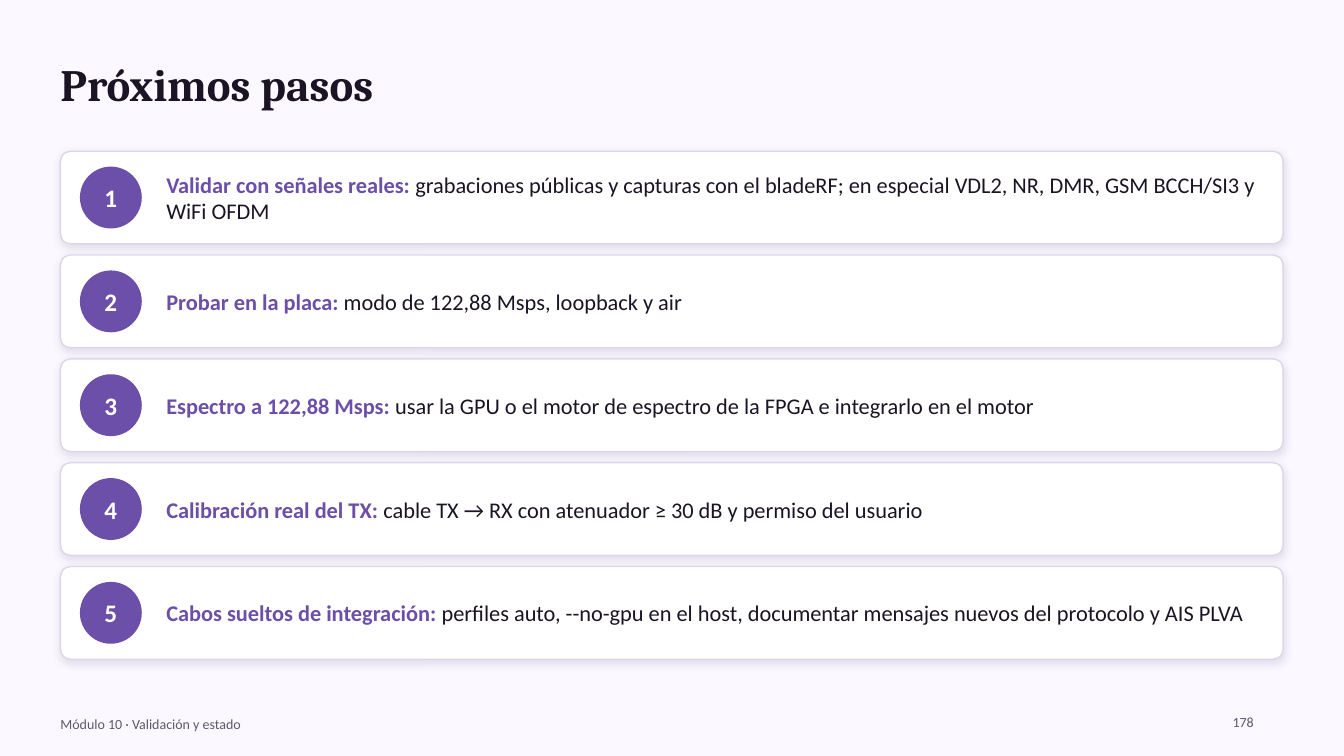
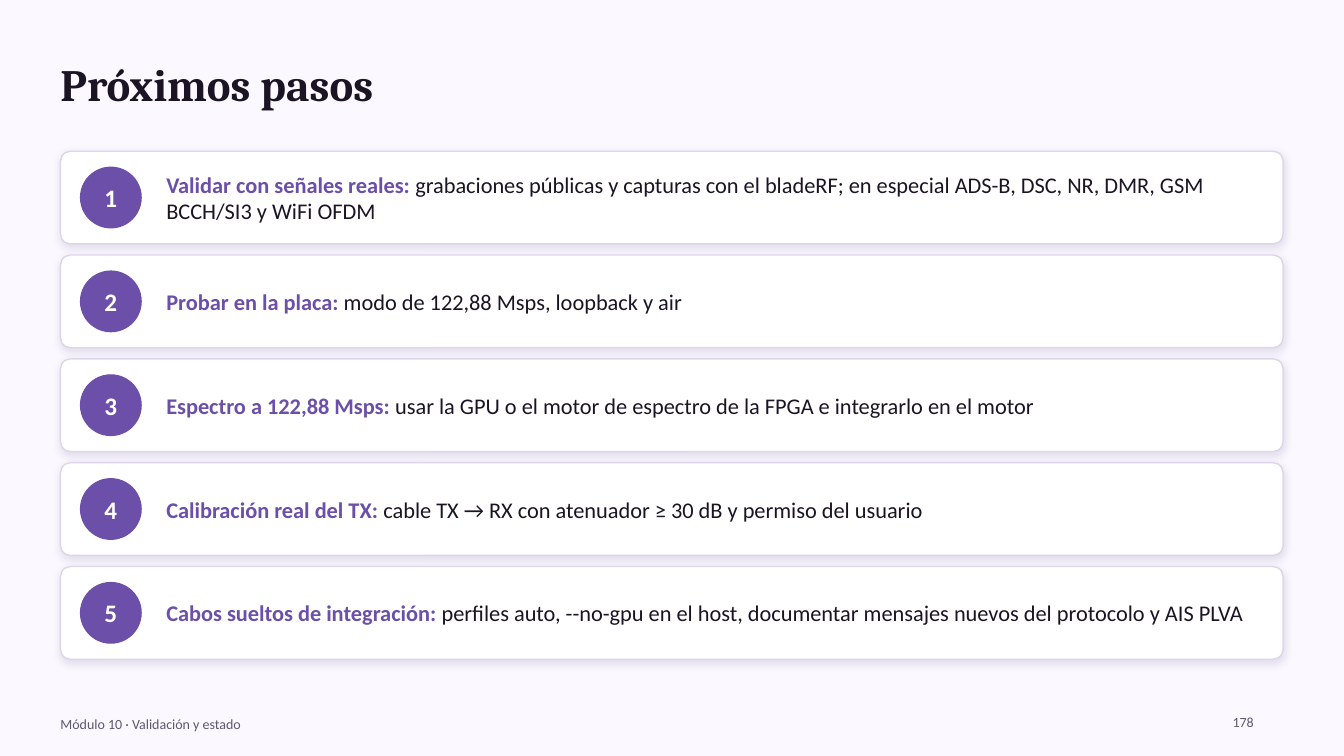
Before and after one commit to jlasherasTracasa/bladerf-suite, a slide deck: slide 178 of docs/presentacion/BladeRF_Lab.pptx. Drawn at 1344x756 pixels with LibreOffice and Linux fonts; fonts in the diff are those of the drawing. Boxes give left, top, right and bottom in pixels: in the first picture for what was removed or moved away, otherwise in the second. Text is boxed around its words. In the diff, an @@ line names an element or a change of style, - is before the commit and + after.

Commit message:
Matriz de validación honesta (ADS-B, DSC, LoRa y Meshtastic sin señal real → sintético/referencia) y curso regenerado con el estado actual

```diff
--- a/docs/presentacion/BladeRF_Lab.pptx
+++ b/docs/presentacion/BladeRF_Lab.pptx
@@ text at box(166, 177, 1203, 223): text changed @@
-Validar con señales reales: grabaciones públicas y capturas con el bladeRF; en especial VDL2, NR, DMR, GSM BCCH/SI3 y WiFi OFDM
+Validar con señales reales: grabaciones públicas y capturas con el bladeRF; en especial ADS-B, DSC, NR, DMR, GSM BCCH/SI3 y WiFi OFDM
```
Also in this commit, not shown: 24 other slides changed, 6 other files.
